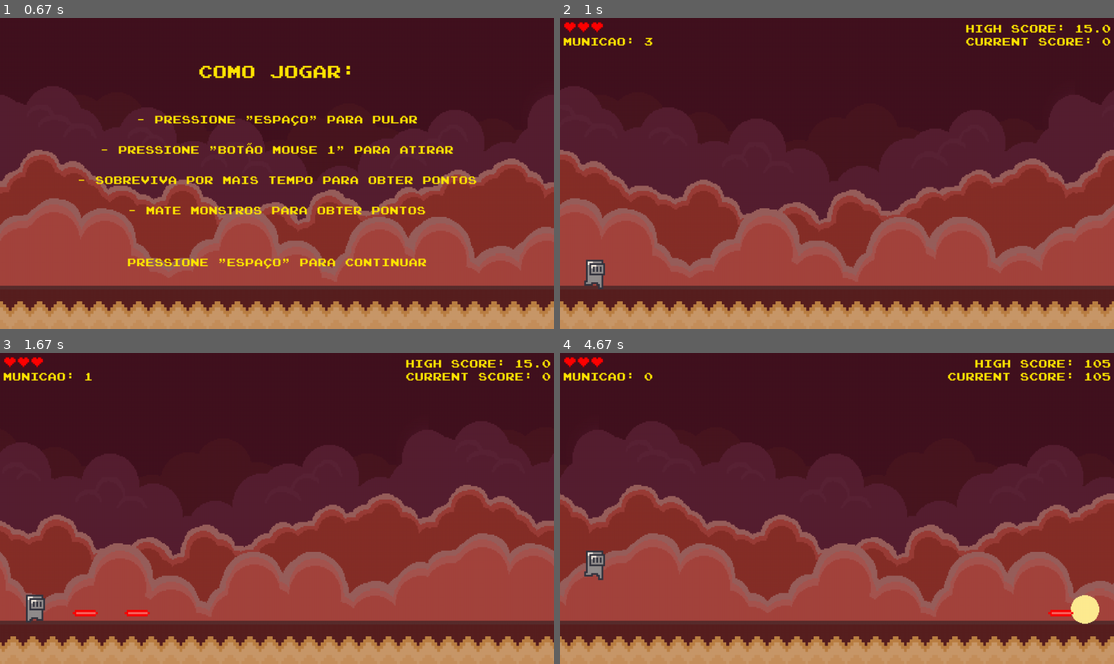
Above: before the commit, frames 1-4 (two rows, left to right).
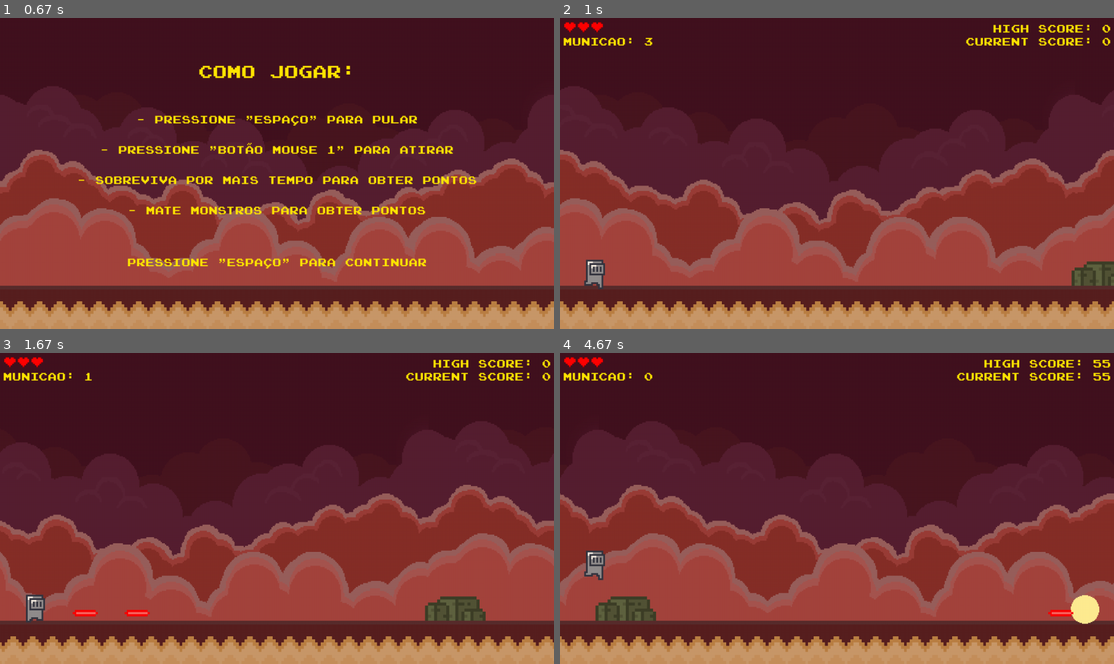
Above: after the commit, the same moments.

Repository: insper-classroom/devlife-23-1-projeto-pygame-henrique-e-guilherme
Game: pygame game, started from jogo/funcoes/jogo.py
The game is run twice, just before and just after one commit, with the same random seed, the same clock (stepped at 60 frames per second) and the same inputs.
Inputs (mouse positions are in pixels of both pictures, inside the frame that each line leads up to):
- Up to frame 1 (0.67 s): tap Enter at 0.33 s
- Up to frame 2 (1 s): tap Space at 0.67 s
- Up to frame 3 (1.67 s): click (105, 461) at 1.05 s; click (481, 617) at 1.38 s
- Up to frame 4 (4.67 s): click (848, 402) at 1.72 s; tap Space at 2.5, 3.73, 4.03 s

Frame 1 is identical in both runs. In frame 2, 0.9% of the frame differs, in the area x 73-100%, y 2-87%; in frame 3, 1.1%; in frame 4, 1.4%, in the area x 6-98%, y 2-87%.

Commit message:
Objetos adicionados ao fundo

Diff:
--- a/jogo/funcoes/classes.py
+++ b/jogo/funcoes/classes.py
@@ -229,7 +229,11 @@
         self.texto_municao = self.fonte2.render('Municao: ' + str(self.jogador.municoes), True, (255, 230, 0))
 
         self.lista_de_vidas = []
-        self.timer_vidas_comeco = 0\
+        self.timer_vidas_comeco = 0
+
+        self.lista_objetos_fundo = []
+        self.lista_objetos_fundo.append(ObjetoFundo(3))
+        self.timer_objetos_fundo_comeco = 3
 
 
     #Ajuda do Ninja Marcelo
@@ -255,6 +259,10 @@
         self.scroll_chao -= 5
         if abs(self.scroll_chao) > self.chao.get_width():
             self.scroll_chao = 0
+
+        for objeto in self.lista_objetos_fundo:
+            objeto.update()
+            self.tela.blit(objeto.image, objeto.rect)
 
         #Vidas
         self.tela.blit(self.texto_vidas_max, (7, 0))
@@ -325,7 +333,12 @@
                 self.lista_explosoes.append(Explosao(inimigo.rect.centerx, inimigo.rect.centery))
                 self.lista_de_inimigos.remove(inimigo)
                 Jogador().pontuou_som.play()
-                self.pontuacao += 50
+                if inimigo.tipo == 'morcego':
+                    self.pontuacao += 100
+                elif inimigo.tipo == 'fantasma':
+                    self.pontuacao += 50
+                elif inimigo.tipo == 'demonio':
+                    self.pontuacao += 25
                 self.texto_pontuacao = self.fonte2.render('Current score: ' + str(self.pontuacao), True, (255, 230, 0))
 
         for explosao in self.lista_explosoes:
@@ -386,6 +399,14 @@
             self.timer_recarga_municao_comeco = self.timer_recarga_municao_fim
             self.texto_municao = self.fonte2.render('Municao: ' + str(self.jogador.municoes), True, (255, 230, 0))
 
+        #Objetos fundo
+        self.timer_objetos_fundo_fim = pygame.time.get_ticks() // 1000
+        if self.timer_objetos_fundo_fim - self.timer_objetos_fundo_comeco >= 3:
+            index_objeto = random.randint(0, 3)
+            self.lista_objetos_fundo.append(ObjetoFundo(index_objeto))
+            self.timer_objetos_fundo_comeco = self.timer_objetos_fundo_fim
+
+
         return True
     def spawn_inimigo(self):
         #Fantasma ou demonio
@@ -415,8 +436,6 @@
 
         self.texto2 = self.fonte2_grande.render('RANKING:' , True, ((255, 230, 0)))
         self.texto2_pox_x = 640 - self.texto2.get_rect()[2] / 2
-
-
 
         self.lista_de_usuarios = []
         self.nomes = []
@@ -575,6 +594,7 @@
             posicao_y = 400
             self.image = pygame.image.load('jogo/assets/ghost_provisorio.png').convert_alpha()
             self.sprites = SpriteSheet('jogo/assets/ghost_sprite_sheet.png')
+            self.tipo = 'fantasma'
             for contador in range(4):
                 self.lista_sprites.append(self.sprites.corta_imagem(contador, 20, 22, 4))
 
@@ -586,6 +606,7 @@
             for contador in range(4):
                 self.lista_sprites.append(self.sprites.corta_imagem(contador, 24 , 24, 4))
             self.demonio = True
+            self.tipo = 'demonio'
 
 
 
@@ -637,6 +658,8 @@
         self.rect.centery = 500
         self.rect.centerx = 1280
 
+        self.tipo = 'morcego'
+
 
     def update(self):
         self.rect.centerx -= 7
@@ -709,6 +732,35 @@
 
         if self.rect.centerx <= -100:
             self.kill()
+
+class ObjetoFundo(pygame.sprite.Sprite):
+    def __init__(self, numero):
+        pygame.sprite.Sprite.__init__(self)
+        self.lista_imagens = []
+        self.lista_imagens.append(pygame.image.load('jogo/assets/objetos_fundo/objeto2.png').convert_alpha())
+        self.lista_imagens.append(pygame.image.load('jogo/assets/objetos_fundo/objeto3.png').convert_alpha())
+        self.lista_imagens.append(pygame.image.load('jogo/assets/objetos_fundo/objeto4.png').convert_alpha())
+        self.lista_imagens.append(pygame.image.load('jogo/assets/objetos_fundo/objeto5.png').convert_alpha())
+        self.image = self.lista_imagens[numero]
+        self.image = pygame.transform.scale_by(self.image, 7)
+        self.rect = self.image.get_rect()
+        if numero == 0:
+            self.rect.centery = 530
+        elif numero == 1:
+            self.rect.centery = 520
+        elif numero == 2:
+            self.rect.centery = 515
+        elif numero == 3:
+            self.rect.centery = 557
+        self.rect.centerx = 1350
+
+
+    def update(self):
+        self.rect.x -= 5
+
+        if self.rect.left < -20:
+            self.kill()
+
 
 class TelaGameOver():
     def __init__(self, assets):
@@ -834,7 +886,6 @@
         if self.rect.centerx <= -100:
             self.kill()
         tempo_atual = pygame.time.get_ticks()
-        # if self.demonio:
         if tempo_atual - self.tempo > self.cooldown_animacao:
             self.tempo = tempo_atual
             self.frame_atual += 1
--- a/usuarios.csv
+++ b/usuarios.csv
@@ -1,2 +1 @@
 player,score
-,15
Binary file added: jogo/assets/objetos_fundo/objeto1.png
Binary file added: jogo/assets/objetos_fundo/objeto2.png
Binary file added: jogo/assets/objetos_fundo/objeto3.png
Binary file added: jogo/assets/objetos_fundo/objeto4.png
Binary file added: jogo/assets/objetos_fundo/objeto5.png
